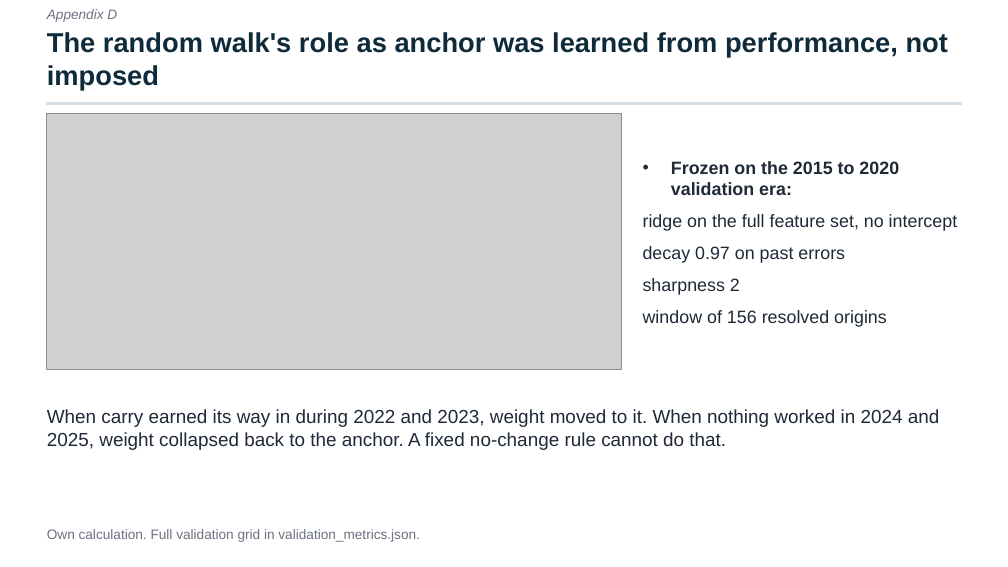
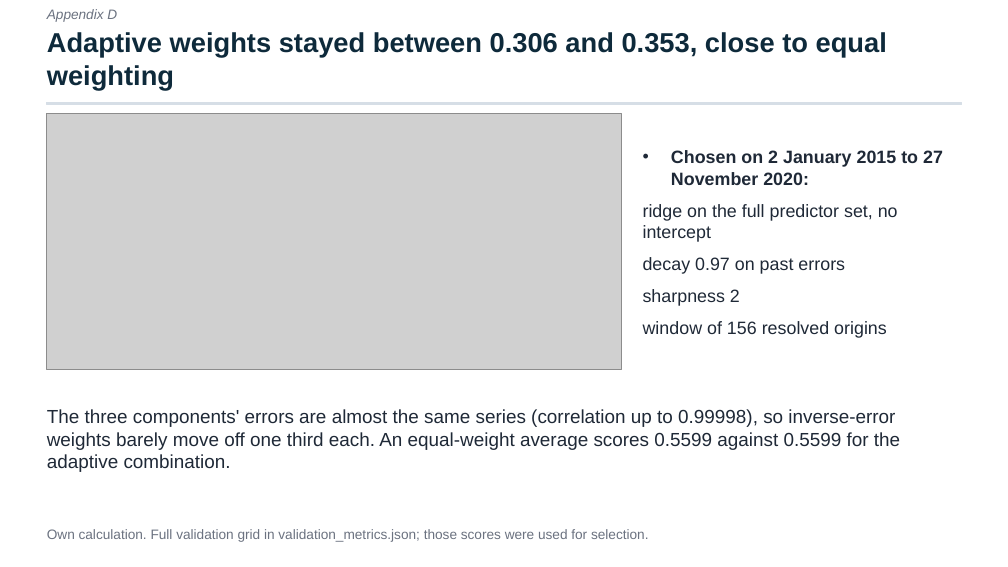
Before and after one commit to Aakashanil67/usdzar-forecasting, a slide deck: slide 11 of reports/presentation.pptx. Drawn at 1008x567 pixels with LibreOffice and Linux fonts; fonts in the diff are those of the drawing; grey boxes stand for pictures. Boxes give left, top, right and bottom in pixels: in the first picture for what was removed or moved away, otherwise in the second. Text is boxed around its words. In the diff, an @@ line names an element or a change of style, - is before the commit and + after.

Commit message:
Generate every quoted number in the docs from the results files and correct the overstated claims
README and METHODOLOGY are now rendered from templates, and the report, deck and notebook read the same keys. Corrects the DM table signs, the M5 attribution, the weight narrative, the covered-parity and AR(1) equilibrium explanations, and the power interpretation, and labels 2021-2025 as exploratory.

```diff
--- a/reports/presentation.pptx
+++ b/reports/presentation.pptx
@@ text at box(47, 32, 887, 90): text changed @@
-The random walk's role as anchor was learned from performance, not imposed
+Adaptive weights stayed between 0.306 and 0.353, close to equal weighting
@@ text at box(643, 150, 943, 242): text changed @@
-• Frozen on the 2015 to 2020 validation era:
-ridge on the full feature set, no intercept
+• Chosen on 2 January 2015 to 27 November 2020:
+ridge on the full predictor set, no intercept
@@ text at box(47, 409, 900, 472): text changed @@
-When carry earned its way in during 2022 and 2023, weight moved to it. When nothing worked in 2024 and 2025, weight collapsed back to the anchor. A fixed no-change rule cannot do that.
+The three components' errors are almost the same series (correlation up to 0.99998), so inverse-error weights barely move off one third each. An equal-weight average scores 0.5599 against 0.5599 for the adaptive combination.
@@ text at box(47, 529, 649, 542): text changed @@
-Own calculation. Full validation grid in validation_metrics.json.
+Own calculation. Full validation grid in validation_metrics.json; those scores were used for selection.
```
Also in this commit, not shown: 13 other slides changed, 1 slide added, 26 other files.
